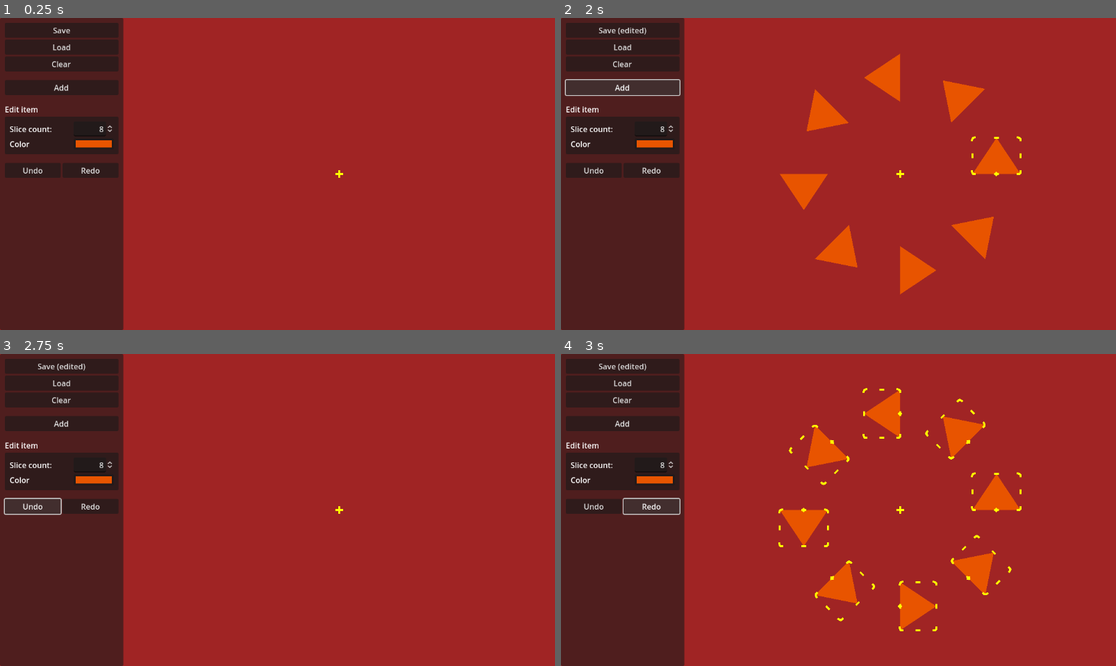
Above: before the commit, frames 1-4 (two rows, left to right).
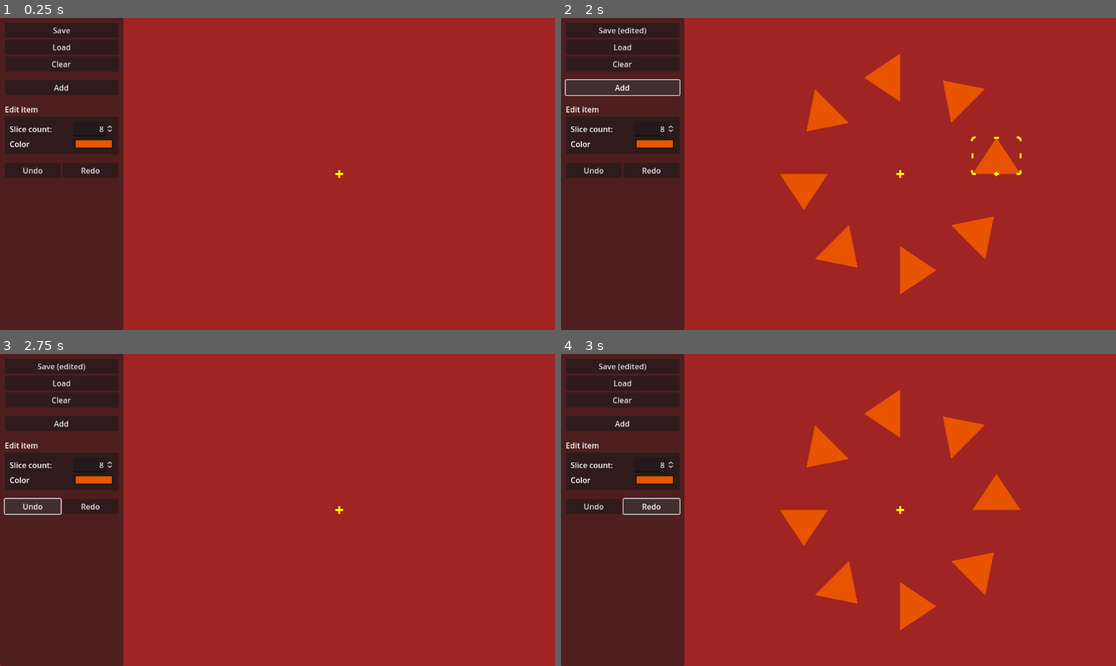
Above: after the commit, the same moments.

Repository: zoeesilcock/symmetar
Game: Godot game, scene res://Main.tscn
Same seed, same stepped clock (60 frames per second), same inputs: the game is played once before the commit and once after it.
Inputs:
- Up to frame 1 (0.25 s): no input
- Up to frame 2 (2 s): click "Clear" at 0.5 s; click "Add" at 1.25 s
- Up to frame 3 (2.75 s): click "Undo" at 2 s
- Up to frame 4 (3 s): click "Redo" at 2.75 s

Frames 1-3 are identical in both runs. In frame 4, 0.5% of the frame differs, in the area x 39-83%, y 10-89%.

Commit message:
Fix a bug which caused widgets to be incorrectly displayed on all slices recreated via undo/redo

Diff:
--- a/Slice/SliceWidgets.gd
+++ b/Slice/SliceWidgets.gd
@@ -5,6 +5,9 @@
 @export var pivot_widget : SliceWidget
 @export var rotation_widgets : Array[SliceWidget]
 @export var scale_widgets : Array[SliceWidget]
+
+func _ready() -> void:
+	hide_widgets()
 
 func update_widget_positions(rect : Rect2) -> void:
 	pivot_widget.position = Vector2.ZERO
